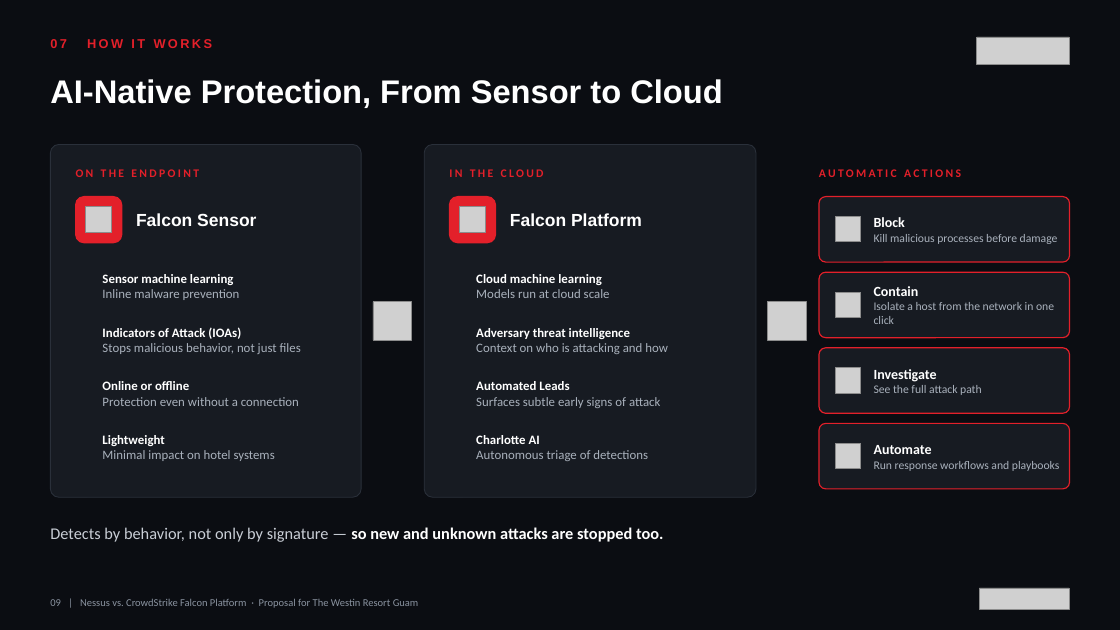
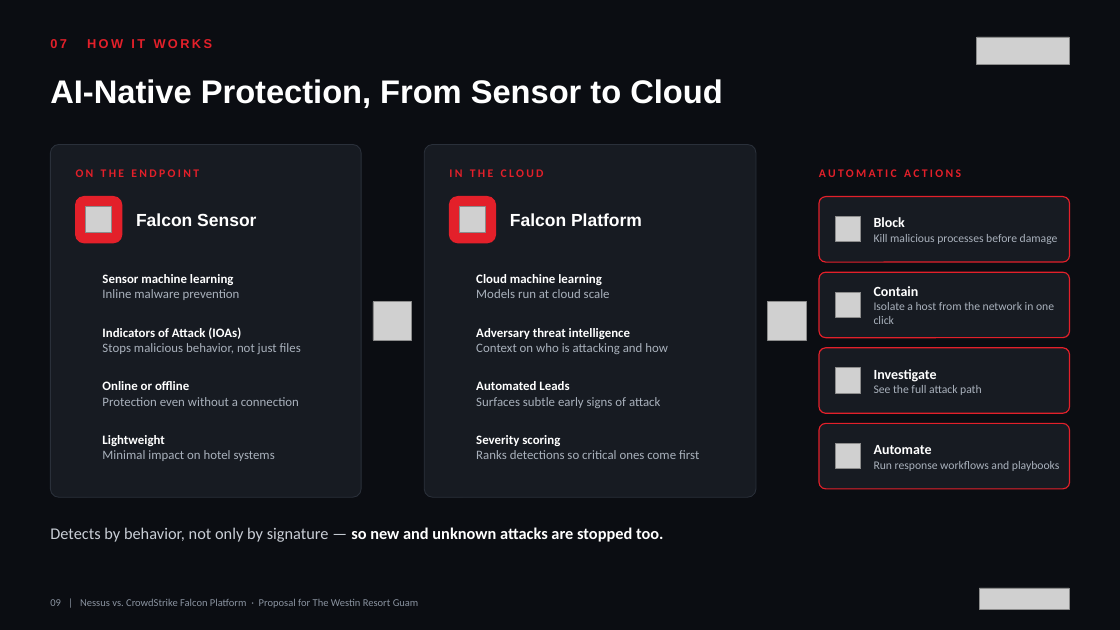
Before and after one commit to BigLee-Creator/Recommendations, a slide deck: slide 9 of ENG._Nessus_vs_CrowdStrike_Falcon_Proposal_for_Westin_Resort_Guam_SECUKOREA.pptx. Drawn at 1120x630 pixels with LibreOffice and Linux fonts; fonts in the diff are those of the drawing; grey boxes stand for pictures; background and template pictures are left out. Boxes give left, top, right and bottom in pixels: in the first picture for what was removed or moved away, otherwise in the second. Text is boxed around its words. In the diff, an @@ line names an element or a change of style, - is before the commit and + after.

```diff
--- a/ENG._Nessus_vs_CrowdStrike_Falcon_Proposal_for_Westin_Resort_Guam_SECUKOREA.pptx
+++ b/ENG._Nessus_vs_CrowdStrike_Falcon_Proposal_for_Westin_Resort_Guam_SECUKOREA.pptx
@@ text at box(476, 435, 699, 459): text changed @@
-Charlotte AI
-Autonomous triage of detections
+Severity scoring
+Ranks detections so critical ones come first
```
Also in this commit, not shown: 12 other slides changed, 1 slide removed.
